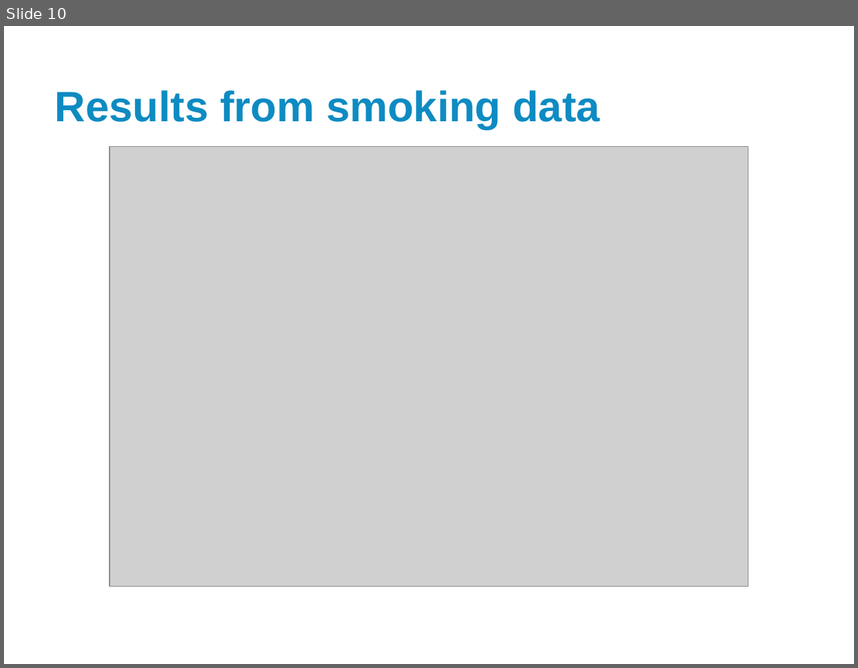
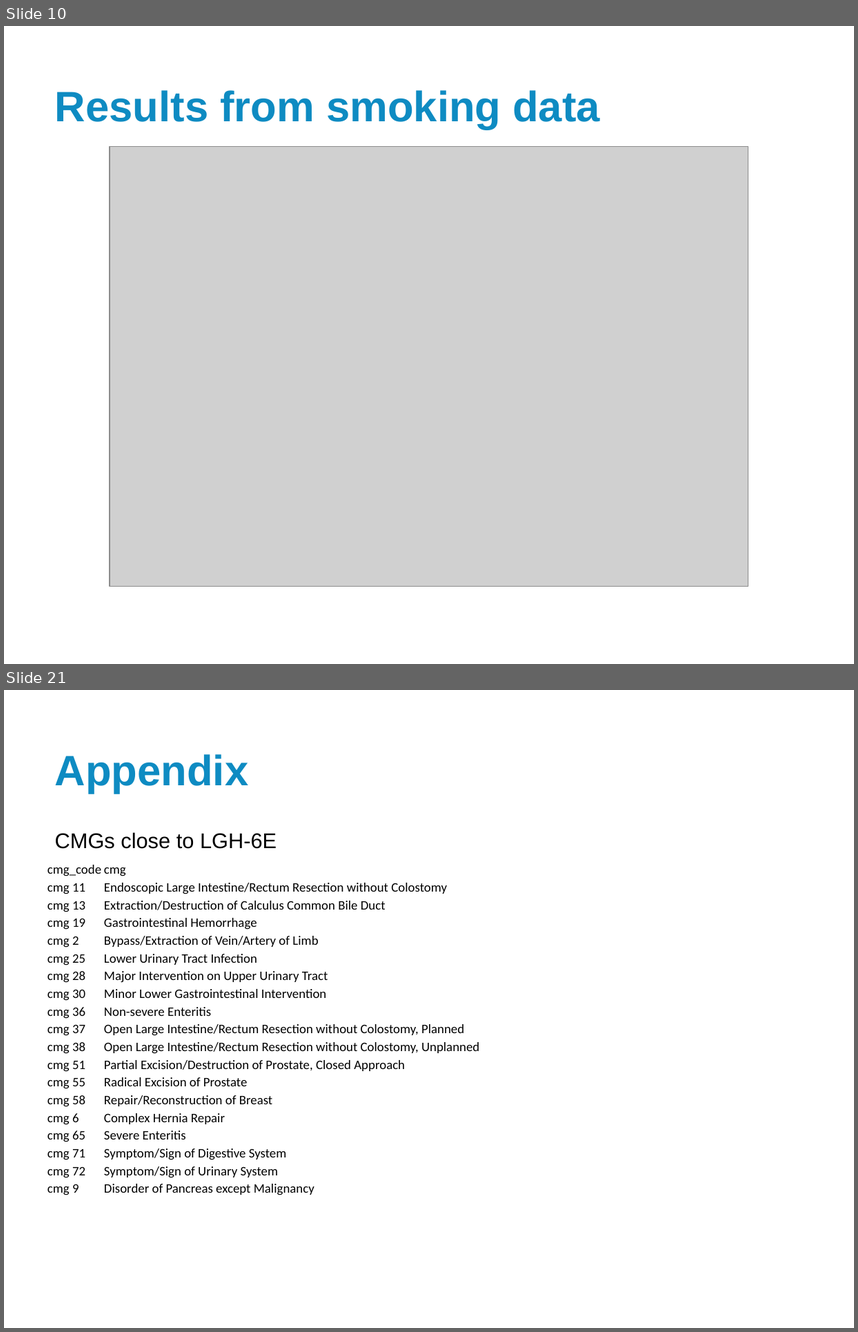
Before and after one commit to nayefahmad/2017.09.21-Exploring-correspondence-analysis, a slide deck: results/2017-09-22_Correspondence-analysis-for-nursing-unit-similarity.pptx. Shown one above the other, each under a label of ours: slide 10 before the commit, slides 10 and 21 after it; the slides between them are not shown. The pictures are 858x668 and 858x1332 pixels, drawn with LibreOffice and Linux fonts; fonts in the diff are those of the drawing; grey boxes stand for pictures; background and template pictures are left out. Boxes give left, top, right and bottom in pixels: in the first picture for what was removed or moved away, otherwise in the second. Text is boxed around its words. In the diff, an @@ line names an element or a change of style, - is before the commit and + after.

```diff
--- a/results/2017-09-22_Correspondence-analysis-for-nursing-unit-similarity.pptx
+++ b/results/2017-09-22_Correspondence-analysis-for-nursing-unit-similarity.pptx
@@ slide 21 added at bbox=[4, 690, 854, 1328], background #FFFFFF @@
@@ title added at bbox=[55, 754, 248, 793], 36 pt, text #0E8BC2, bold @@
+Appendix
@@ text added at bbox=[55, 832, 277, 849], 18 pt, text #000000 @@
+CMGs close to LGH-6E
@@ table added at bbox=[47, 860, 513, 1198], 19 rows, 2 columns @@
+cmg_code | cmg
+cmg 11 | Endoscopic Large Intestine/Rectum Resection without Colostomy
+cmg 13 | Extraction/Destruction of Calculus Common Bile Duct
+cmg 19 | Gastrointestinal Hemorrhage
+cmg 2 | Bypass/Extraction of Vein/Artery of Limb
+cmg 25 | Lower Urinary Tract Infection
+cmg 28 | Major Intervention on Upper Urinary Tract
+cmg 30 | Minor Lower Gastrointestinal Intervention
+cmg 36 | Non-severe Enteritis
+cmg 37 | Open Large Intestine/Rectum Resection without Colostomy, Planned
+cmg 38 | Open Large Intestine/Rectum Resection without Colostomy, Unplanned
+cmg 51 | Partial Excision/Destruction of Prostate, Closed Approach
+cmg 55 | Radical Excision of Prostate
+cmg 58 | Repair/Reconstruction of Breast
+cmg 6 | Complex Hernia Repair
+cmg 65 | Severe Enteritis
+cmg 71 | Symptom/Sign of Digestive System
+cmg 72 | Symptom/Sign of Urinary System
+cmg 9 | Disorder of Pancreas except Malignancy
```
Also in this commit, not shown: 3 slides changed, 9 other slides added, 7 slides removed.
